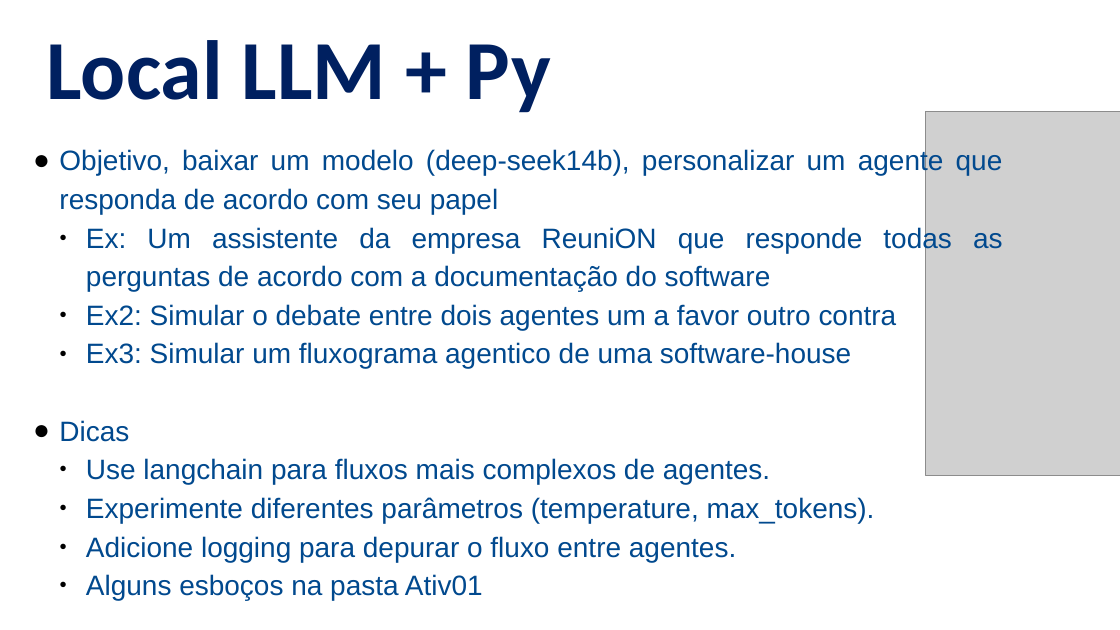
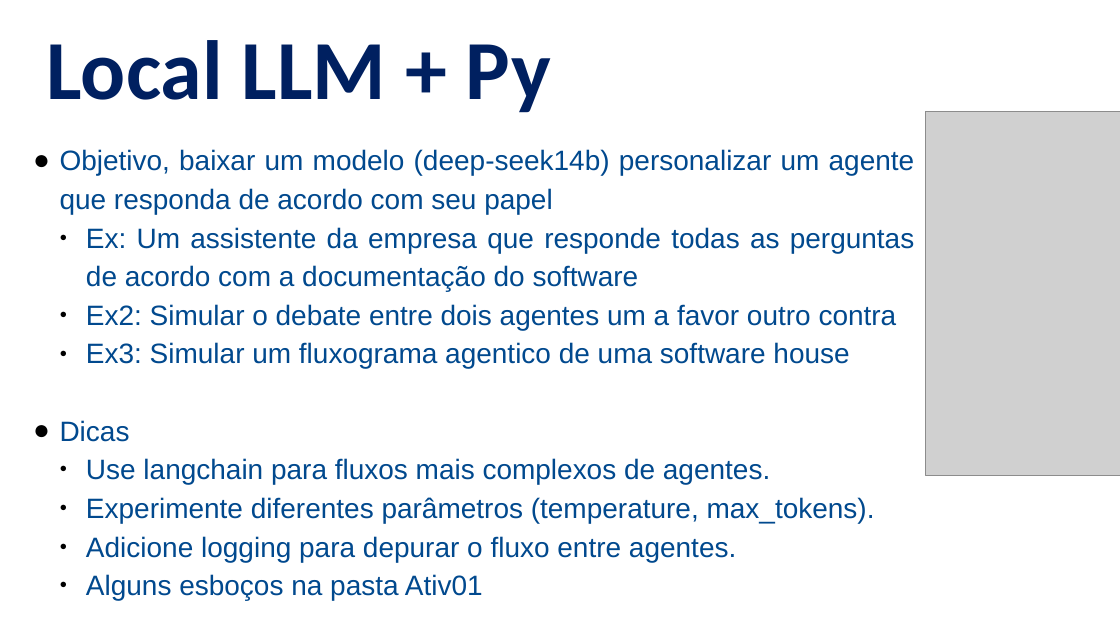
Before and after one commit to NaturalCoder/PY2, a slide deck: slide 3 of aula17/Aula17.pptx (slide 2 before the commit). Drawn at 1120x630 pixels with LibreOffice and Linux fonts; fonts in the diff are those of the drawing; grey boxes stand for pictures. Boxes give left, top, right and bottom in pixels: in the first picture for what was removed or moved away, otherwise in the second. Text is boxed around its words. In the diff, an @@ line names an element or a change of style, - is before the commit and + after.

```diff
--- a/aula17/Aula17.pptx
+++ b/aula17/Aula17.pptx
@@ text at <box>60,149,915,291</box>: text changed @@
-● Objetivo, baixar um modelo (deep-seek14b), personalizar um agente que responda de acordo com seu papel
-  ● Ex: Um assistente da empresa ReuniON que responde todas as perguntas de acordo com a documentação do software
+● Objetivo, baixar um modelo (deep-seek14b) personalizar um agente que responda de acordo com seu papel
+  ● Ex: Um assistente da empresa que responde todas as perguntas de acordo com a documentação do software
@@ text at <box>86,342,849,369</box>: text changed @@
-  ● Ex3: Simular um fluxograma agentico de uma software-house
+  ● Ex3: Simular um fluxograma agentico de uma software house
```
Also in this commit, not shown: 2 slides added, 1 other file.
